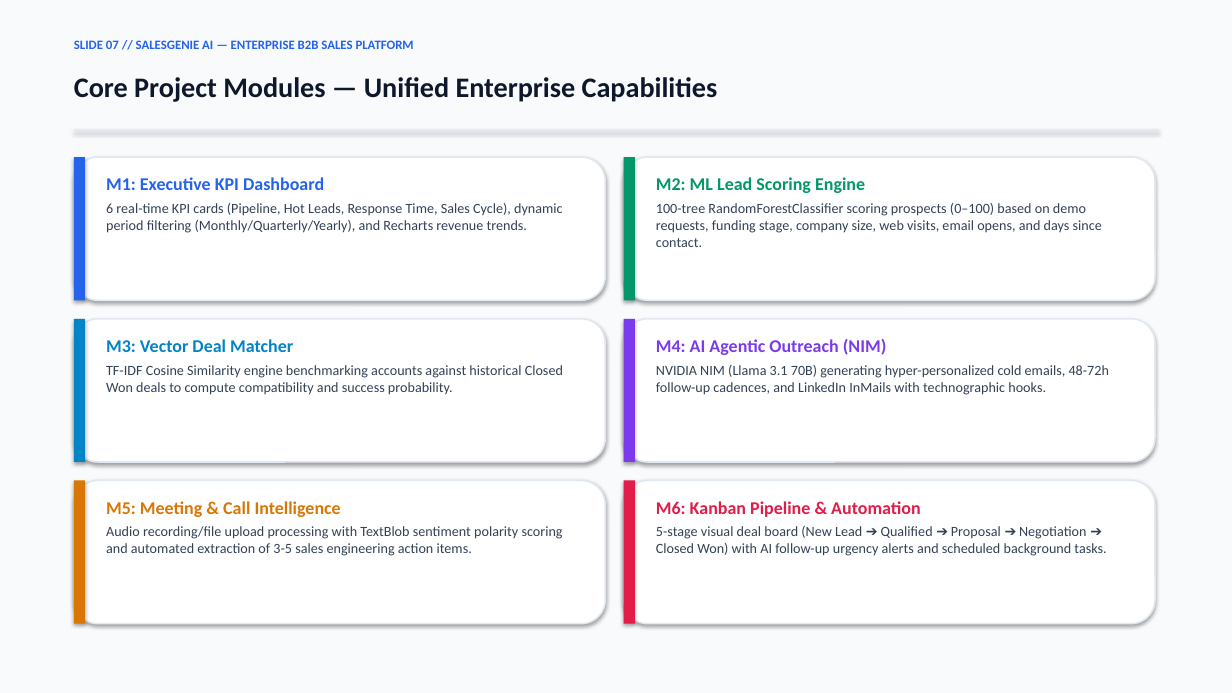
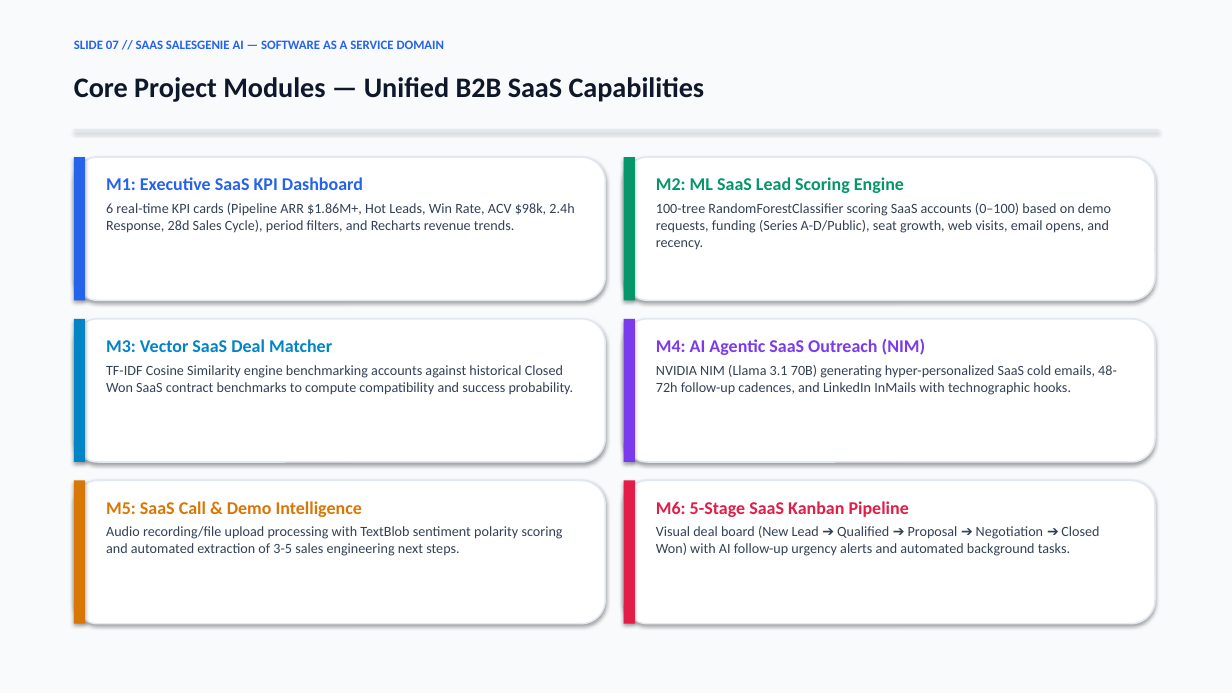
Before and after one commit to shubh152205/SaaS-SalesGenieAI, a slide deck: slide 7 of SalesGenie_AI_Final_Presentation.pptx. Drawn at 1232x693 pixels with LibreOffice and Linux fonts; fonts in the diff are those of the drawing. Boxes give left, top, right and bottom in pixels: in the first picture for what was removed or moved away, otherwise in the second. Text is boxed around its words. In the diff, an @@ line names an element or a change of style, - is before the commit and + after.

Commit message:
feat(saas-domain): specialize all presentation slides, PPT generator, and documentation explicitly for the B2B SaaS (Software as a Service) domain

```diff
--- a/SalesGenie_AI_Final_Presentation.pptx
+++ b/SalesGenie_AI_Final_Presentation.pptx
@@ text at (74, 40, 444, 49): text changed @@
-SLIDE 07 // SALESGENIE AI — ENTERPRISE B2B SALES PLATFORM
+SLIDE 07 // SAAS SALESGENIE AI — SOFTWARE AS A SERVICE DOMAIN
@@ text at (74, 77, 705, 102): text changed @@
-Core Project Modules — Unified Enterprise Capabilities
+Core Project Modules — Unified B2B SaaS Capabilities
@@ text at (106, 177, 574, 233): text changed @@
-M1: Executive KPI Dashboard
-6 real-time KPI cards (Pipeline, Hot Leads, Response Time, Sales Cycle), dynamic period filtering (Monthly/Quarterly/Yearly), and Recharts revenue trends.
+M1: Executive SaaS KPI Dashboard
+6 real-time KPI cards (Pipeline ARR $1.86M+, Hot Leads, Win Rate, ACV $98k, 2.4h Response, 28d Sales Cycle), period filters, and Recharts revenue trends.
@@ text at (656, 177, 1111, 249): text changed @@
-M2: ML Lead Scoring Engine
-100-tree RandomForestClassifier scoring prospects (0–100) based on demo requests, funding stage, company size, web visits, email opens, and days since contact.
+M2: ML SaaS Lead Scoring Engine
+100-tree RandomForestClassifier scoring SaaS accounts (0–100) based on demo requests, funding (Series A-D/Public), seat growth, web visits, email opens, and recency.
@@ text at (106, 339, 574, 395): text changed @@
-M3: Vector Deal Matcher
-TF-IDF Cosine Similarity engine benchmarking accounts against historical Closed Won deals to compute compatibility and success probability.
+M3: Vector SaaS Deal Matcher
+TF-IDF Cosine Similarity engine benchmarking accounts against historical Closed Won SaaS contract benchmarks to compute compatibility and success probability.
@@ text at (656, 339, 1117, 395): text changed @@
-M4: AI Agentic Outreach (NIM)
-NVIDIA NIM (Llama 3.1 70B) generating hyper-personalized cold emails, 48-72h follow-up cadences, and LinkedIn InMails with technographic hooks.
+M4: AI Agentic SaaS Outreach (NIM)
+NVIDIA NIM (Llama 3.1 70B) generating hyper-personalized SaaS cold emails, 48-72h follow-up cadences, and LinkedIn InMails with technographic hooks.
@@ text at (106, 501, 563, 556): text changed @@
-M5: Meeting & Call Intelligence
-Audio recording/file upload processing with TextBlob sentiment polarity scoring and automated extraction of 3-5 sales engineering action items.
+M5: SaaS Call & Demo Intelligence
+Audio recording/file upload processing with TextBlob sentiment polarity scoring and automated extraction of 3-5 sales engineering next steps.
@@ text at (656, 501, 1099, 556): text changed @@
-M6: Kanban Pipeline & Automation
-5-stage visual deal board (New Lead ➔ Qualified ➔ Proposal ➔ Negotiation ➔ Closed Won) with AI follow-up urgency alerts and scheduled background tasks.
+M6: 5-Stage SaaS Kanban Pipeline
+Visual deal board (New Lead ➔ Qualified ➔ Proposal ➔ Negotiation ➔ Closed Won) with AI follow-up urgency alerts and automated background tasks.
```
Also in this commit, not shown: 11 other slides changed, 4 other files.
